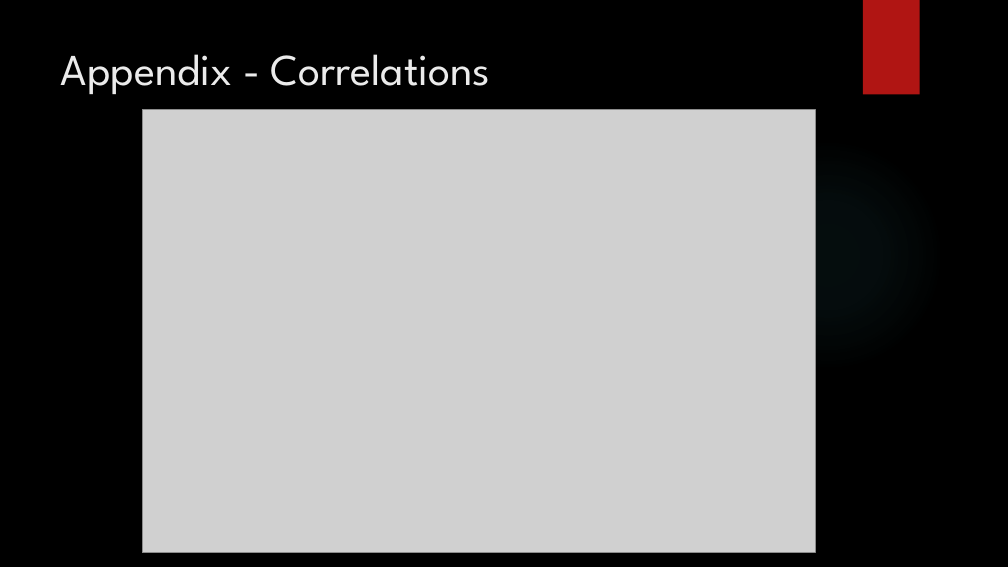
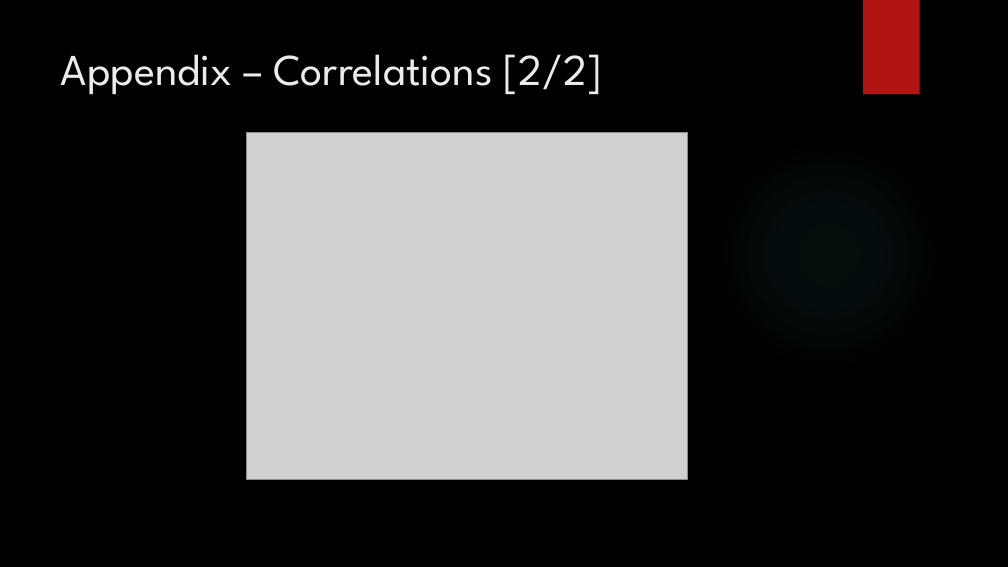
Before and after one commit to subhabrata-ghosh-1988/lending_club_case_study, a slide deck: slide 21 of Subhabrata_Ghosh_Lending_Club_Case_Study.pptx. Drawn at 1008x567 pixels with LibreOffice and Linux fonts; fonts in the diff are those of the drawing; grey boxes stand for pictures; background and template pictures are left out. Boxes give left, top, right and bottom in pixels: in the first picture for what was removed or moved away, otherwise in the second. Text is boxed around its words. In the diff, an @@ line names an element or a change of style, - is before the commit and + after.

```diff
--- a/Subhabrata_Ghosh_Lending_Club_Case_Study.pptx
+++ b/Subhabrata_Ghosh_Lending_Club_Case_Study.pptx
@@ title at (61,54,603,94): text changed @@
-Appendix - Correlations
+Appendix – Correlations [2/2]
@@ picture: place and size @@
-picture at (142,110,815,553)
+picture at (247,132,687,479)
```
Also in this commit, not shown: 6 other slides changed, 1 slide added, 1 slide removed, 3 other files.
